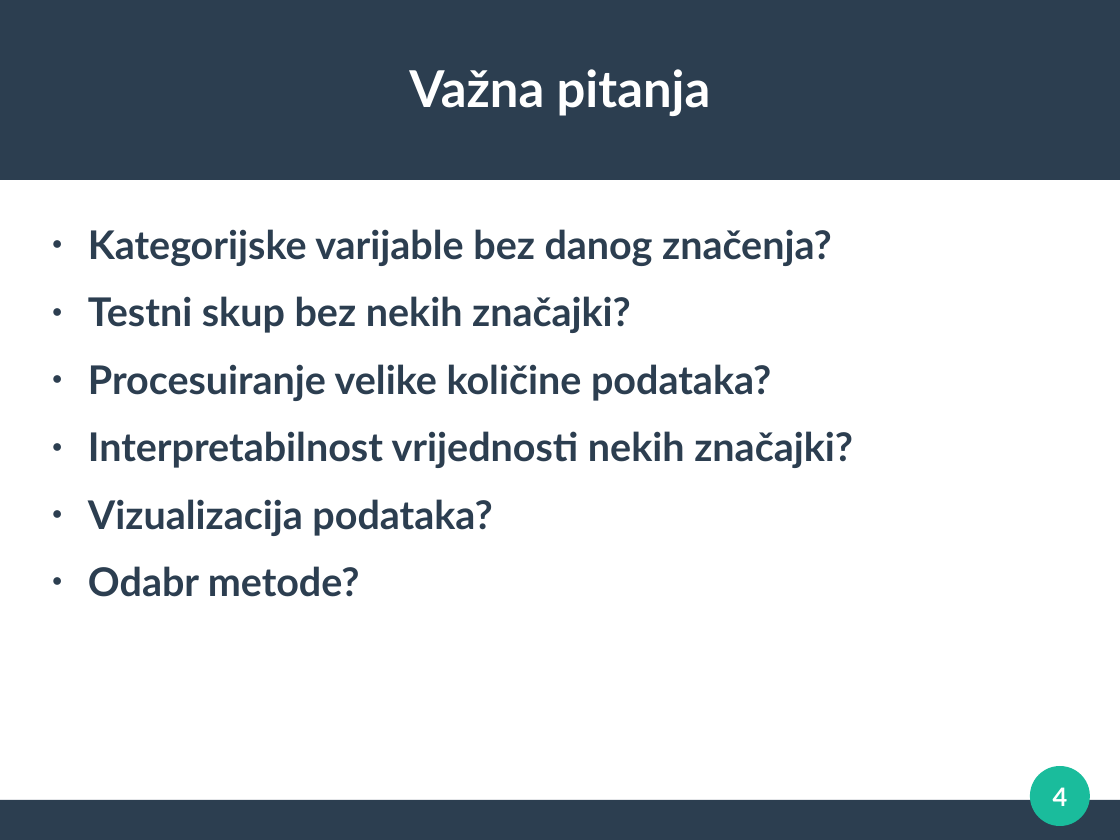
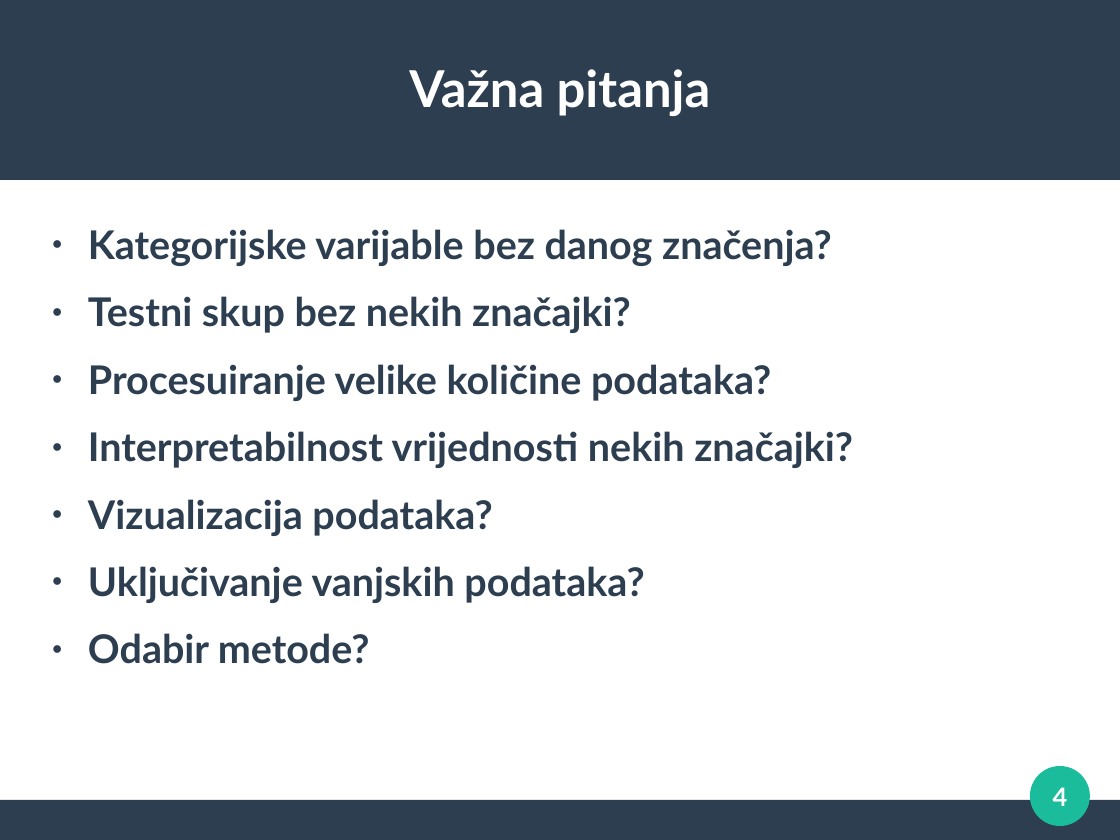
Before and after one commit to DavorPenzar/mozgalo, a slide deck: slide 4 of kolegij_strojno_ucenje/projektni_prijedlog_prez.odp. Drawn at 1120x840 pixels with LibreOffice and Linux fonts; fonts in the diff are those of the drawing. Boxes give left, top, right and bottom in pixels: in the first picture for what was removed or moved away, otherwise in the second. Text is boxed around its words. In the diff, an @@ line names an element or a change of style, - is before the commit and + after.

```diff
--- a/kolegij_strojno_ucenje/projektni_prijedlog_prez.odp
+++ b/kolegij_strojno_ucenje/projektni_prijedlog_prez.odp
@@ text at box(88, 566, 644, 664): text changed @@
-● Odabr metode?
+● Uključivanje vanjskih podataka?
+● Odabir metode?
```
Also in this commit, not shown: 1 other slide changed, 1 other file.
